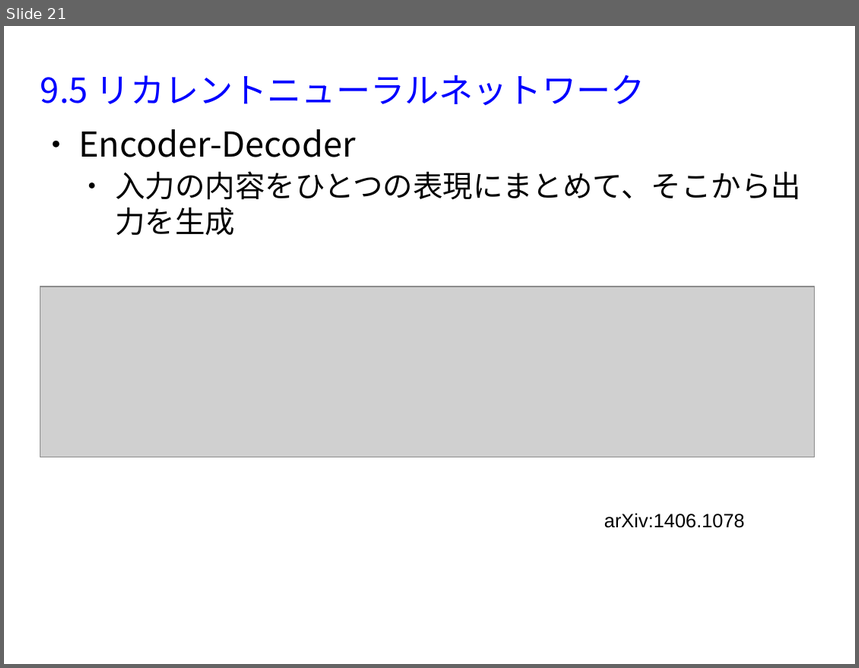
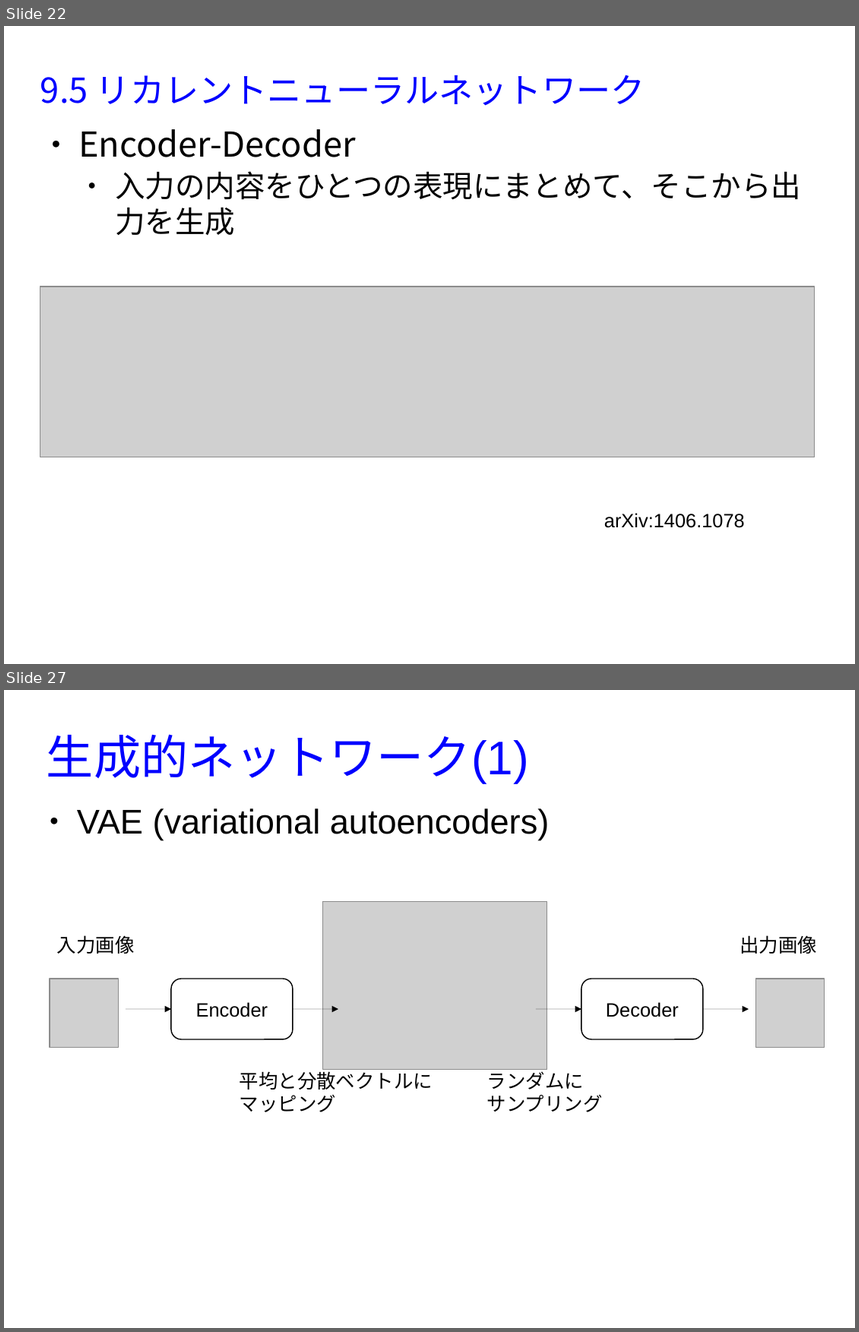
Before and after one commit to MasahiroAraki/MachineLearning, a slide deck: slides/chap09.odp. Shown one above the other, each under a label of ours: slide 21 before the commit, slides 22 and 27 after it; the slides between them are not shown. The pictures are 859x668 and 859x1332 pixels, drawn with LibreOffice and Linux fonts; fonts in the diff are those of the drawing; grey boxes stand for pictures. Boxes give left, top, right and bottom in pixels: in the first picture for what was removed or moved away, otherwise in the second. Text is boxed around its words. In the diff, an @@ line names an element or a change of style, - is before the commit and + after.

```diff
--- a/slides/chap09.odp
+++ b/slides/chap09.odp
@@ slide 27 added at box(4, 690, 855, 1328), background #FFFFFF @@
@@ title added at box(47, 734, 529, 784), 44 pt, text #0000FF @@
+生成的ネットワーク(1)
@@ text added at box(77, 809, 550, 840), 32 pt, text #000000 @@
+● VAE (variational autoencoders)
@@ picture added at box(323, 901, 547, 1070) @@
@@ text added at box(57, 935, 135, 954), 18 pt, text #000000 @@
+入力画像
@@ text added at box(740, 935, 817, 954), 18 pt, text #000000 @@
+出力画像
@@ picture added at box(50, 979, 118, 1048) @@
@@ rounded rectangle added at box(172, 979, 293, 1040), outline #000000 0.99 pt, 18 pt, text #000000 @@
+Encoder
@@ rounded rectangle added at box(582, 979, 703, 1040), outline #000000 0.99 pt, 18 pt, text #000000 @@
+Decoder
@@ picture added at box(756, 979, 825, 1048) @@
@@ arrow added from (126, 1009) to (172, 1009), #000000 0 pt @@
@@ arrow added from (293, 1009) to (338, 1009), #000000 0 pt @@
@@ arrow added from (536, 1009) to (582, 1009), #000000 0 pt @@
@@ arrow added from (704, 1009) to (750, 1009), #000000 0 pt @@
@@ text added at box(240, 1068, 433, 1113), 18 pt, text #000000 @@
+平均と分散ベクトルに
+マッピング
@@ text added at box(487, 1068, 603, 1113), 18 pt, text #000000 @@
+ランダムに
+サンプリング
@@ what was slide 21 is now slide 22 @@
```
Also in this commit, not shown: 2 slides changed, 6 other slides added, 4 other files.
